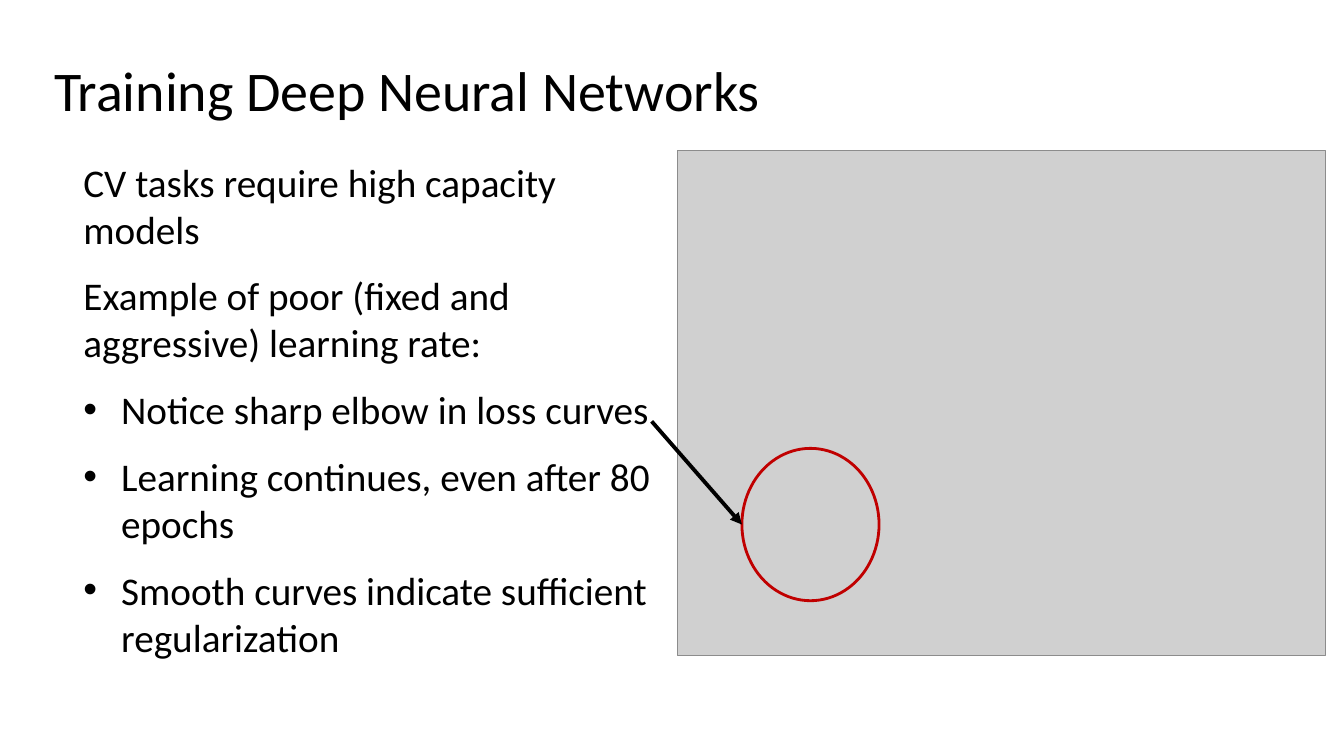
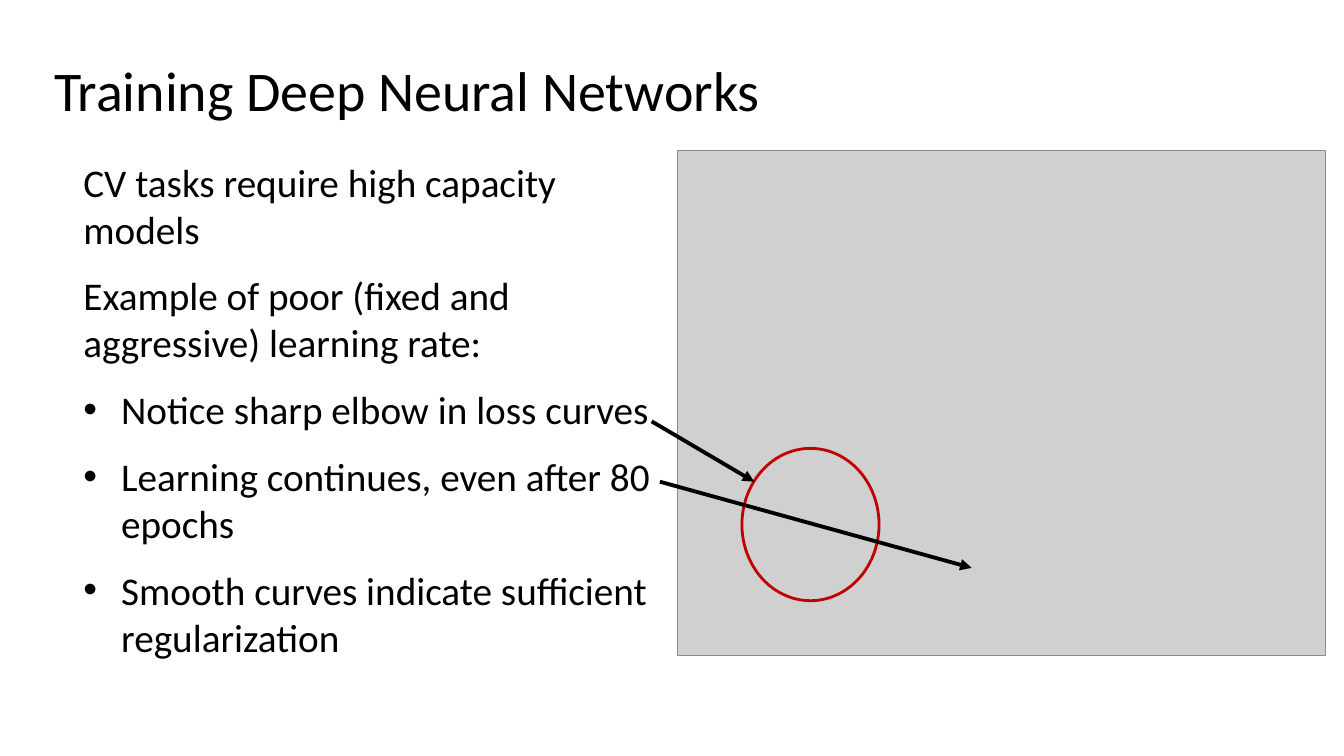
Before and after one commit to StephenElston/CSCI-E25, a slide deck: slide 63 of Slides/5_BuildingBlocksOfDeepLearning.pptx. Drawn at 1344x756 pixels with LibreOffice and Linux fonts; fonts in the diff are those of the drawing; grey boxes stand for pictures. Boxes give left, top, right and bottom in pixels: in the first picture for what was removed or moved away, otherwise in the second. Text is boxed around its words. In the diff, an @@ line names an element or a change of style, - is before the commit and + after.

```diff
--- a/Slides/5_BuildingBlocksOfDeepLearning.pptx
+++ b/Slides/5_BuildingBlocksOfDeepLearning.pptx
@@ arrow moved from (652, 421) - (742, 524) to (652, 421) - (754, 482) @@
@@ arrow added from (660, 482) to (972, 568), #000000 2.75 pt @@
```
Also in this commit, not shown: 16 other slides changed.
